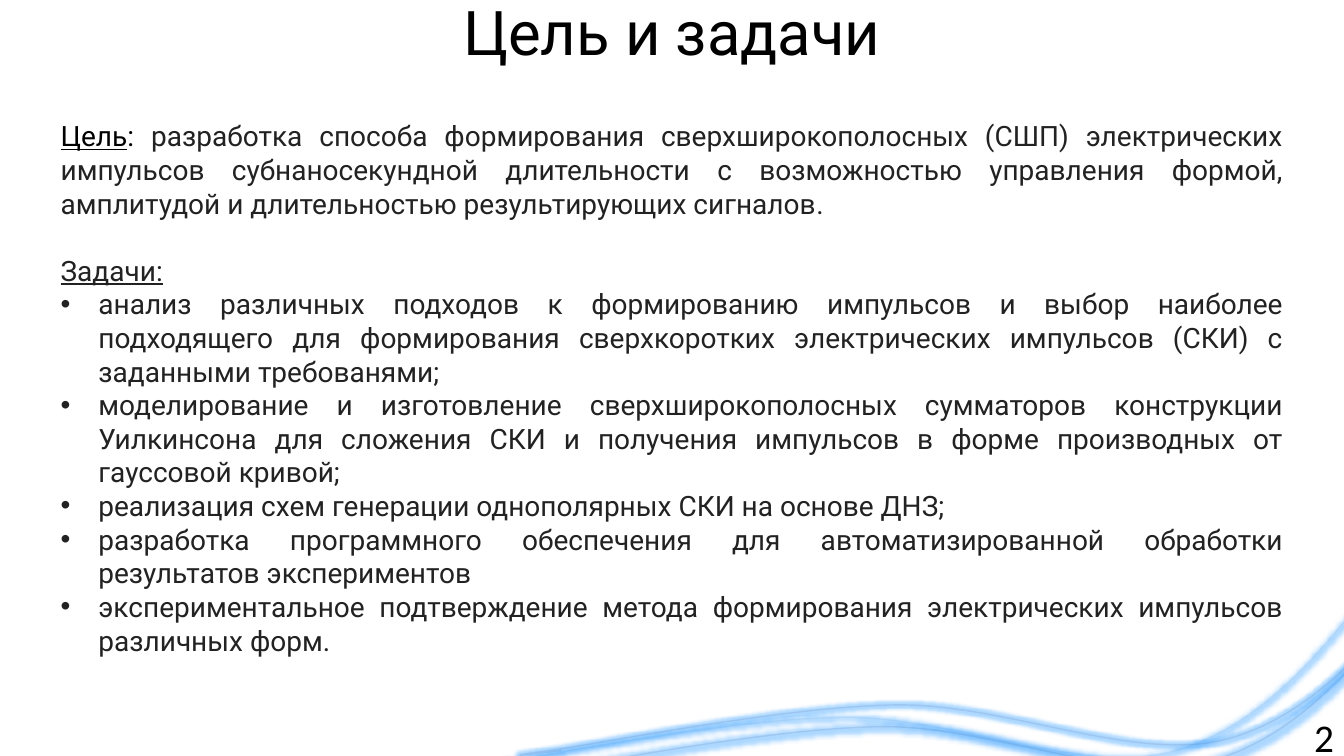
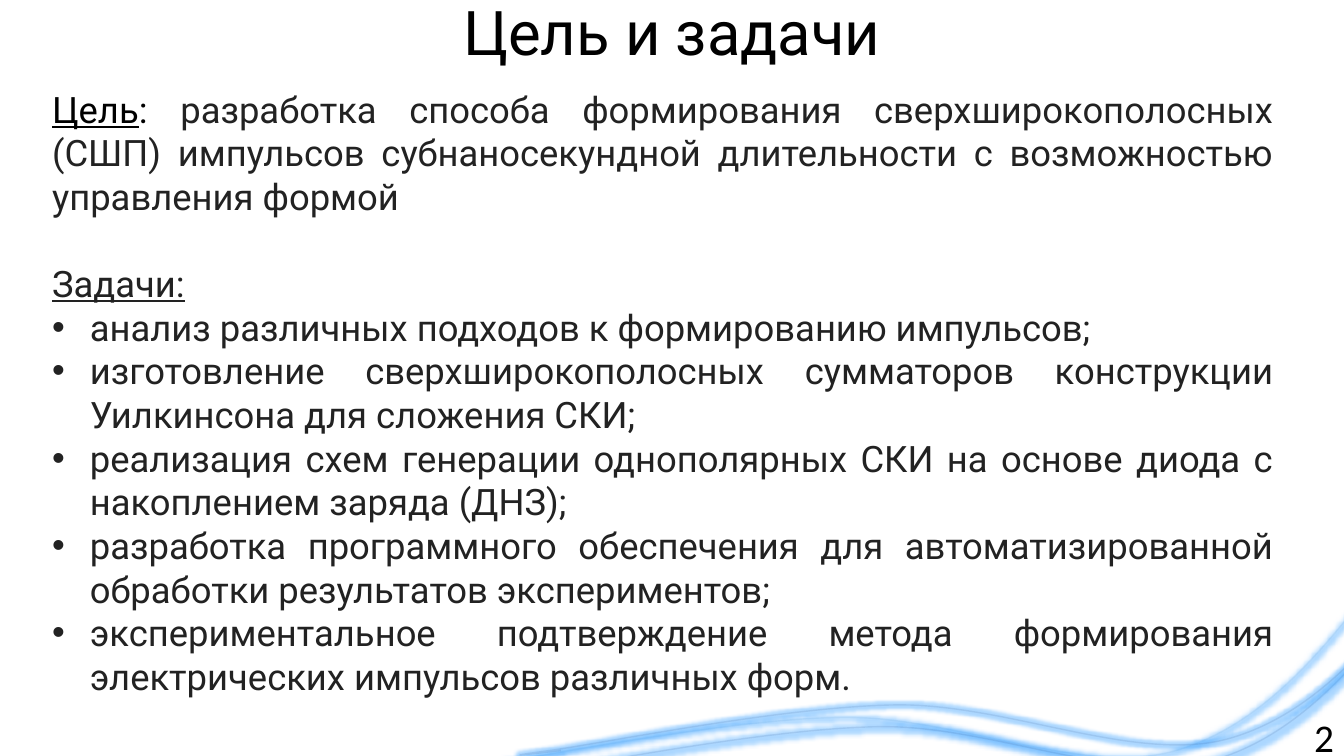
Before and after one commit to liveinscarlet/Study, a slide deck: slide 2 of Диссертация и предзащита/Презентация для предзащиты.pptx. Drawn at 1344x756 pixels with LibreOffice and Linux fonts; fonts in the diff are those of the drawing; background and template pictures are left out. Boxes give left, top, right and bottom in pixels: in the first picture for what was removed or moved away, otherwise in the second. Text is boxed around its words. In the diff, an @@ line names an element or a change of style, - is before the commit and + after.

```diff
--- a/Диссертация и предзащита/Презентация для предзащиты.pptx
+++ b/Диссертация и предзащита/Презентация для предзащиты.pptx
@@ text "Цель: разработка способа формирования сверхширокополосных ...": place and size @@
-text "Цель: разработка способа формирования сверхширокополосных ..." at [61,123,1283,657]
+text "Цель: разработка способа формирования сверхширокополосных ..." at [52,95,1273,698]
@@ text at [52,95,1273,218]: text changed; size 20 to 26 pt @@
-Цель: разработка способа формирования сверхширокополосных (СШП) электрических импульсов субнаносекундной длительности с возможностью управления формой, амплитудой и длительностью результирующих сигналов.
+Цель: разработка способа формирования сверхширокополосных (СШП) импульсов субнаносекундной длительности с возможностью управления формой
@@ text at [52,270,1273,698]: size 20 to 26 pt in "Задачи:", "экспериментальное подтверждение метода формирования электрич ..." @@
@@ text at [90,313,1273,611]: text changed; size 20 to 26 pt @@
-• анализ различных подходов к формированию импульсов и выбор наиболее подходящего для формирования сверхкоротких электрических импульсов (СКИ) с заданными требованями;
-• моделирование и изготовление сверхширокополосных сумматоров конструкции Уилкинсона для сложения СКИ и получения импульсов в форме производных от гауссовой кривой;
-• реализация схем генерации однополярных СКИ на основе ДНЗ;
-• разработка программного обеспечения для автоматизированной обработки результатов экспериментов
+• анализ различных подходов к формированию импульсов;
+• изготовление сверхширокополосных сумматоров конструкции Уилкинсона для сложения СКИ;
+• реализация схем генерации однополярных СКИ на основе диода с накоплением заряда (ДНЗ);
+• разработка программного обеспечения для автоматизированной обработки результатов экспериментов;
```
Also in this commit, not shown: 5 other slides changed.
